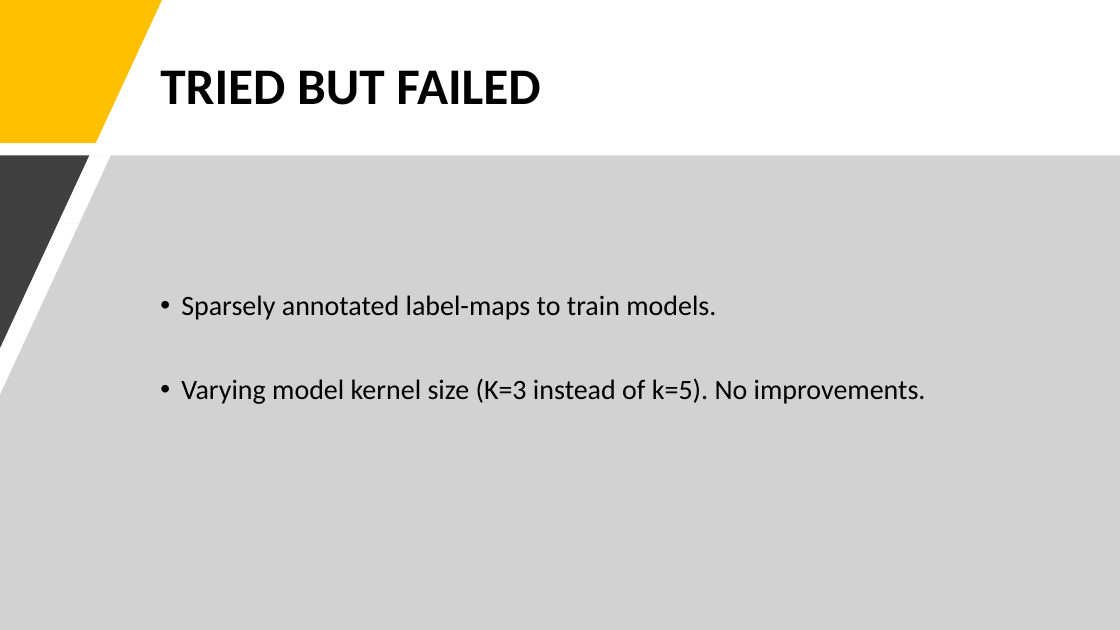
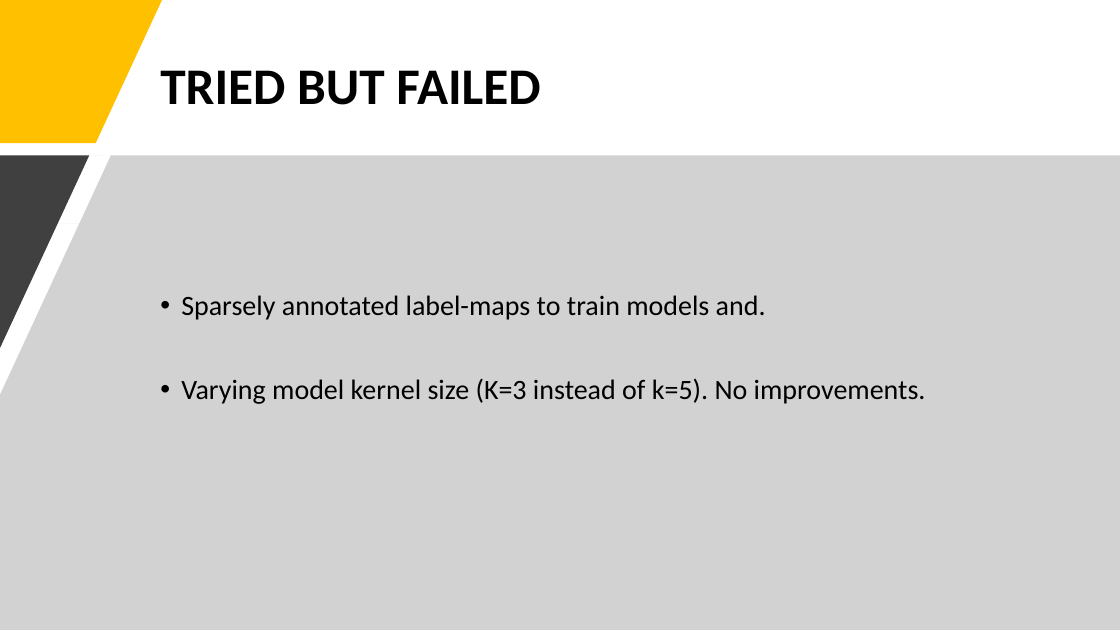
Before and after one commit to ai-med/AbdomenNet, a slide deck: slide 4 of others/Presentation1.pptx. Drawn at 1120x630 pixels with LibreOffice and Linux fonts; fonts in the diff are those of the drawing. Boxes give left, top, right and bottom in pixels: in the first picture for what was removed or moved away, otherwise in the second. Text is boxed around its words. In the diff, an @@ line names an element or a change of style, - is before the commit and + after.

```diff
--- a/others/Presentation1.pptx
+++ b/others/Presentation1.pptx
@@ text at <box>181,295,766,320</box>: text changed @@
-• Sparsely annotated label-maps to train models.
+• Sparsely annotated label-maps to train models and.
```
Also in this commit, not shown: 1 other slide changed.
